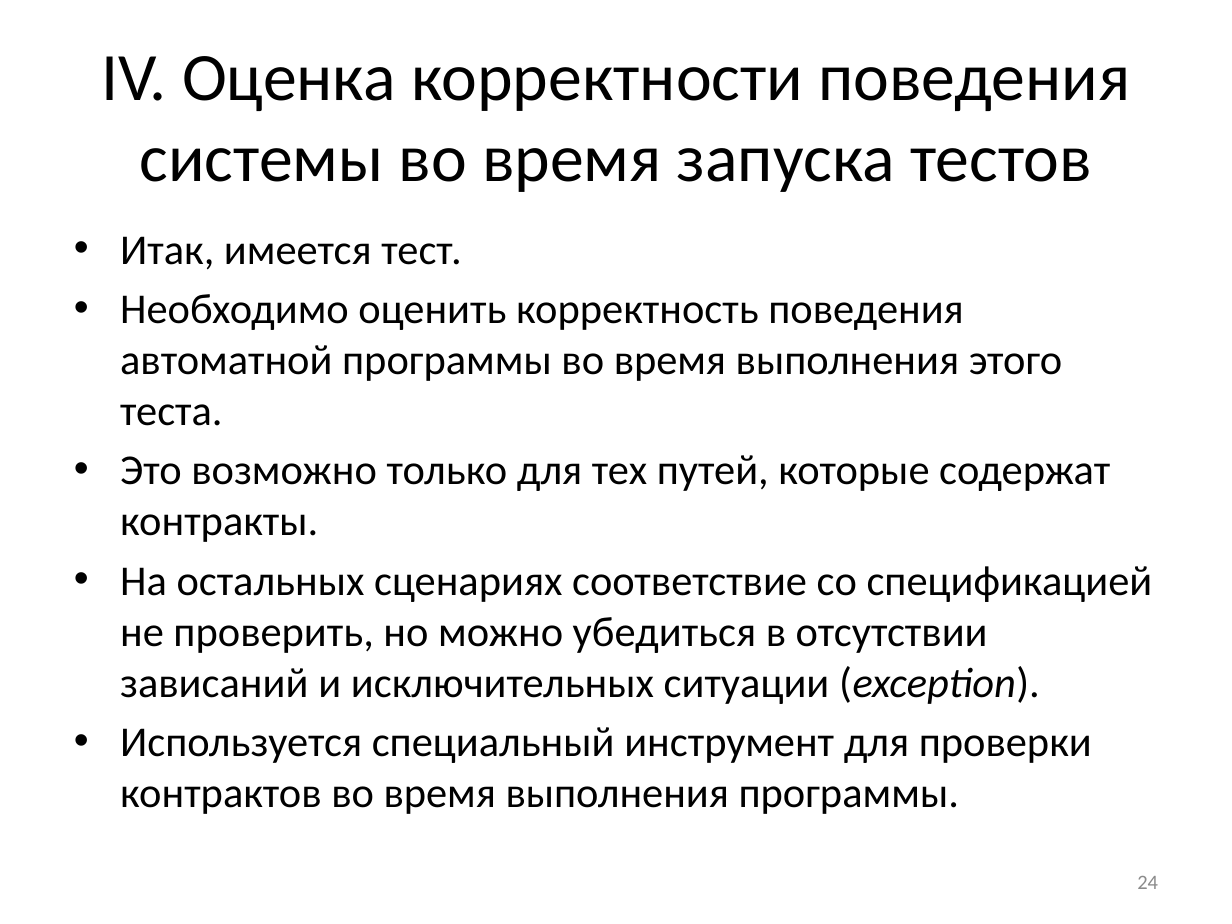
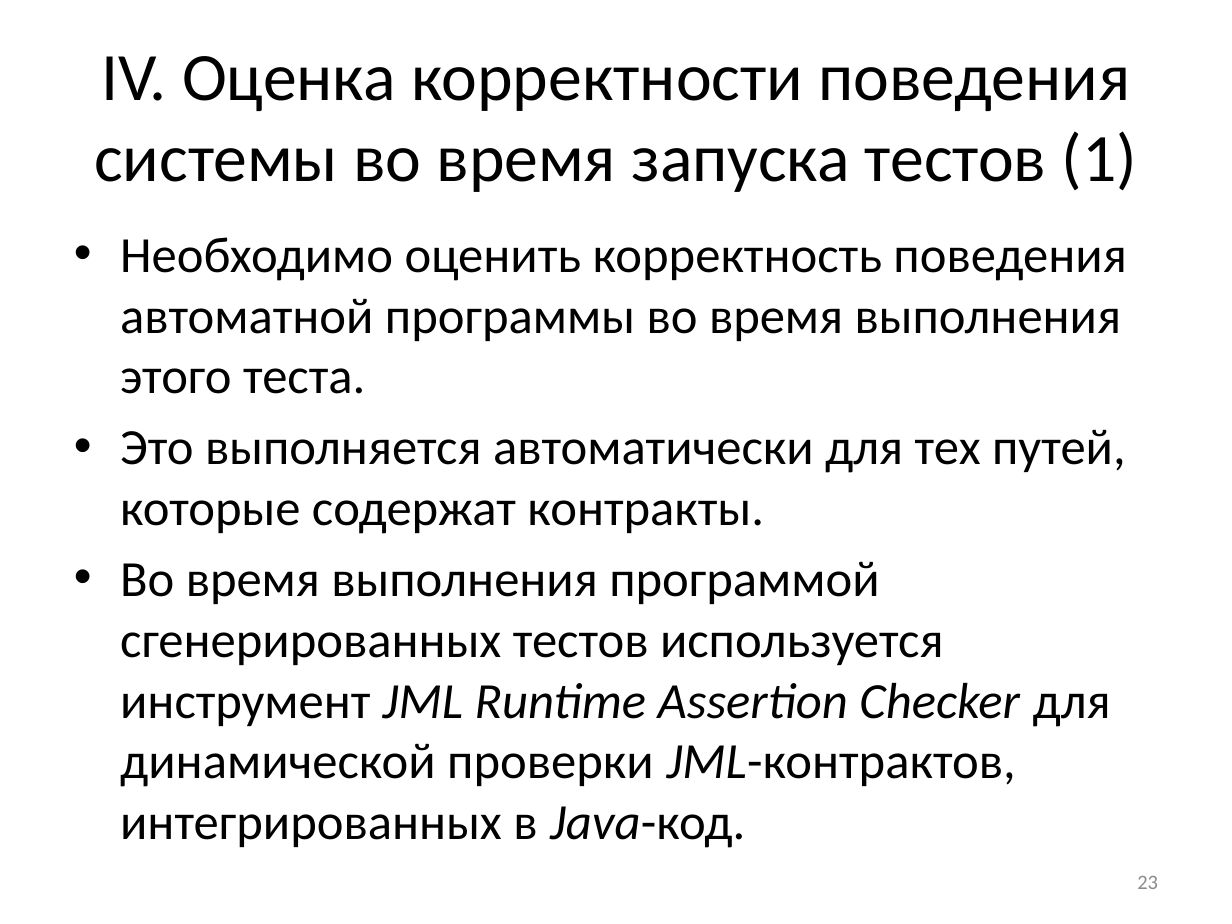
Before and after one commit to nohoper/masters, a slide deck: slide 23 of kmu.pptx (slide 24 before the commit). Drawn at 1232x924 pixels with LibreOffice and Linux fonts; fonts in the diff are those of the drawing. Boxes give left, top, right and bottom in pixels: in the first picture for what was removed or moved away, otherwise in the second. Text is boxed around its words. In the diff, an @@ line names an element or a change of style, - is before the commit and + after.

```diff
--- a/kmu.pptx
+++ b/kmu.pptx
@@ title at <box>94,56,1137,192</box>: text changed @@
-IV. Оценка корректности поведения системы во время запуска тестов
+IV. Оценка корректности поведения системы во время запуска тестов (1)
@@ text at <box>120,236,461,270</box>: paragraph removed @@
-• Итак, имеется тест.
@@ text at <box>120,237,1126,394</box>: size 24.8 to 29.6 pt in "Необходимо оценить корректность поведения автоматной програм ..." @@
@@ text at <box>120,429,1126,848</box>: text changed; size 24.8 to 29.6 pt @@
-• Это возможно только для тех путей, которые содержат контракты.
-• На остальных сценариях соответствие со спецификацией не проверить, но можно убедиться в отсутствии зависаний и исключительных ситуации (exception).
-• Используется специальный инструмент для проверки контрактов во время выполнения программы.
+• Это выполняется автоматически для тех путей, которые содержат контракты.
+• Во время выполнения программой сгенерированных тестов используется инструмент JML Runtime Assertion Checker для динамической проверки JML-контрактов, интегрированных в Java-код.
@@ page number at <box>1137,876,1158,889</box>: text changed @@
-24
+23
```
Also in this commit, not shown: 19 other slides changed, 2 slides removed.
